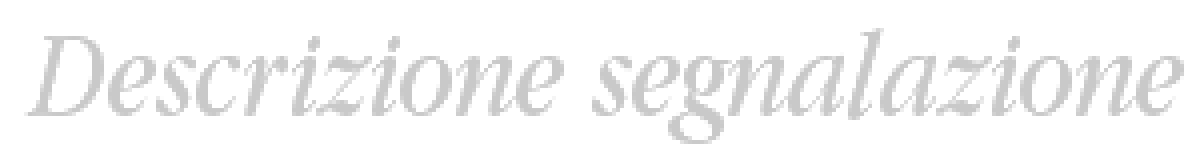
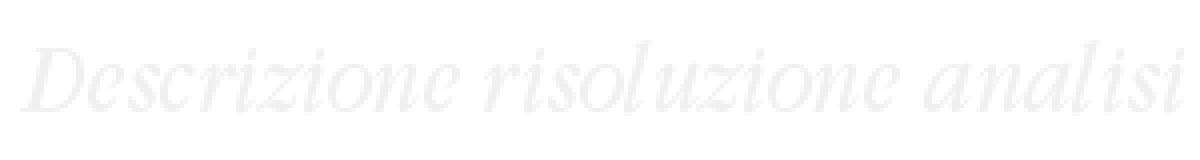
Comparing the layer stacks of the two (1200, 160) images. Changes:
added layer "Descrizione risoluzione analis..." above "Sfondo" over [20, 40, 1184, 116]
painted on "Sfondo" over [24, 28, 1184, 144]
